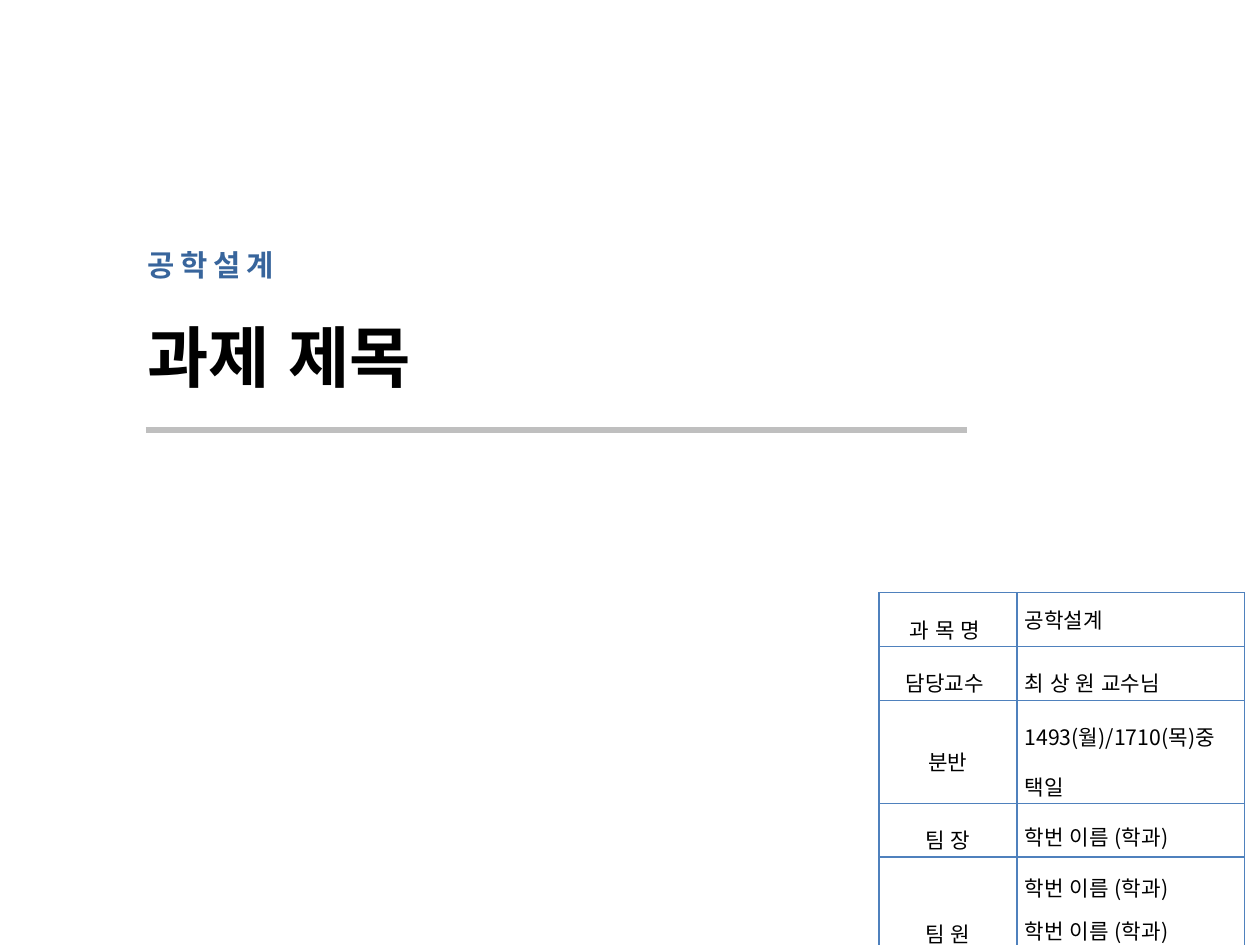
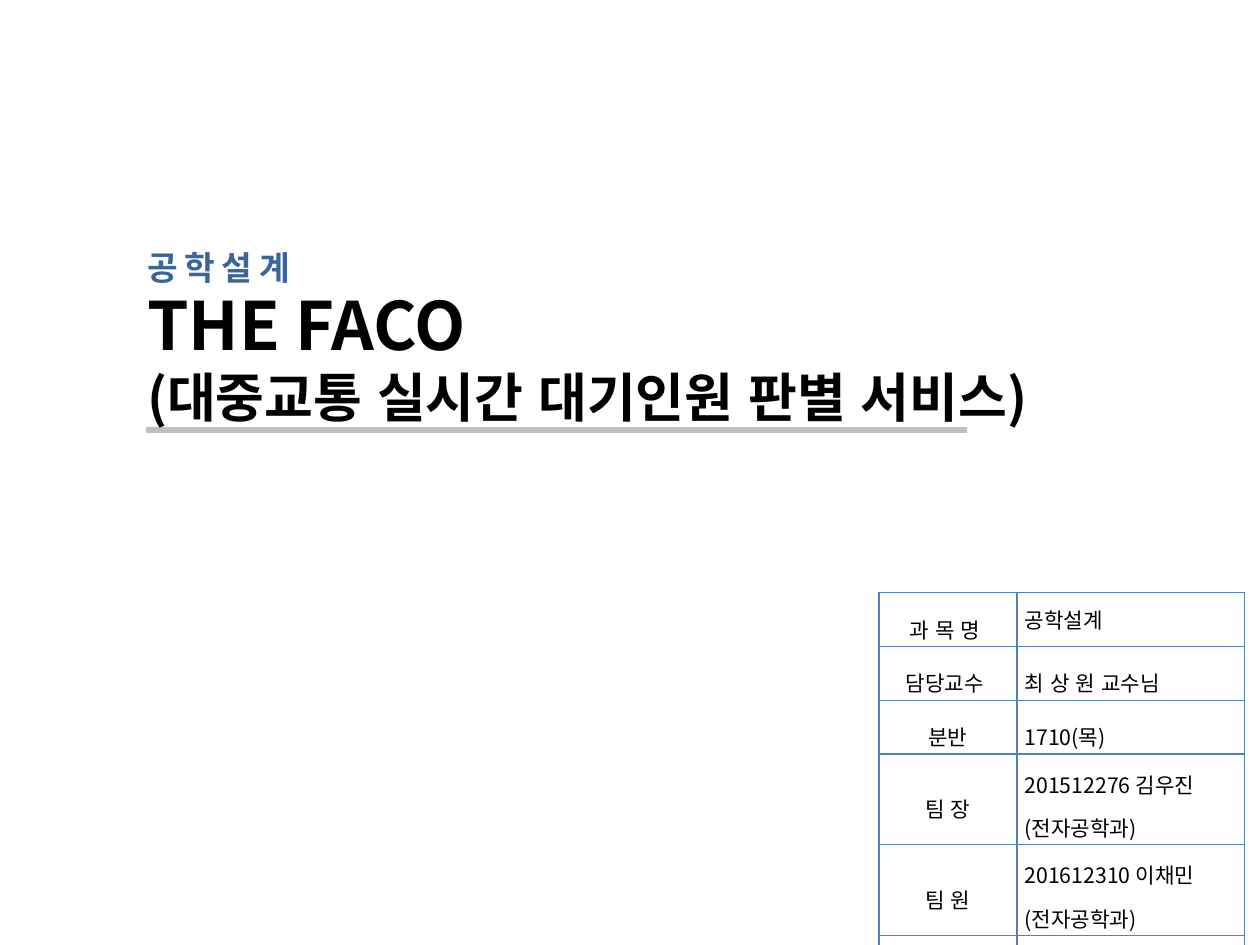
Before and after one commit to woojin1027/THE-FACO, a slide deck: slide 1 of 공학설계 자료/공학설계_중간보고_발표자료(양식).pptx. Drawn at 1260x945 pixels with LibreOffice and Linux fonts; fonts in the diff are those of the drawing. Boxes give left, top, right and bottom in pixels: in the first picture for what was removed or moved away, otherwise in the second. Text is boxed around its words. In the diff, an @@ line names an element or a change of style, - is before the commit and + after.

```diff
--- a/공학설계 자료/공학설계_중간보고_발표자료(양식).pptx
+++ b/공학설계 자료/공학설계_중간보고_발표자료(양식).pptx
@@ text "공 학 설 계" at [147,252,290,283]: size 19.6 to 22 pt @@
@@ title at [147,299,1028,431]: text changed; size 44 to 35 pt @@
-과제 제목
+THE FACO
+(대중교통 실시간 대기인원 판별 서비스)
@@ table at [879,592,1245,935] @@
-row 3, column 2: 1493(월)/1710(목)중 택일
+row 3, column 2: 1710(목)
-row 4, column 2: 학번 이름 (학과)
+row 4, column 2: 201512276 김우진 (전자공학과)
-row 5, column 2: 학번 이름 (학과) / 학번 이름 (학과) / 학번 이름 (학과)
+row 5, column 2: 201612310 이채민 / (전자공학과)
-row 6, column 2: 2020/10/XX
+row 6, column 2: 2020/10/29
```
Also in this commit, not shown: 4 other slides changed, 1 slide added, 1 other file.
